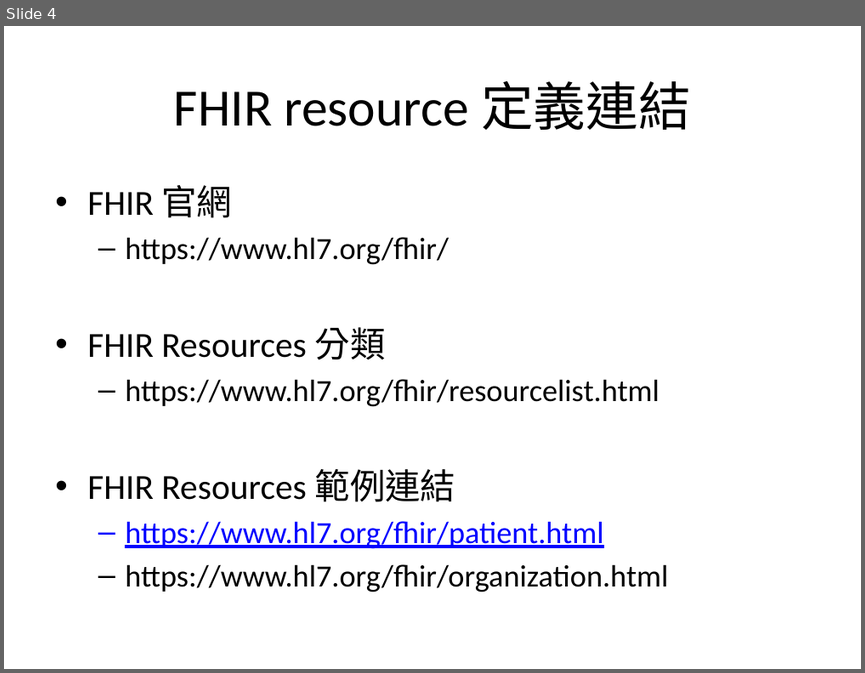
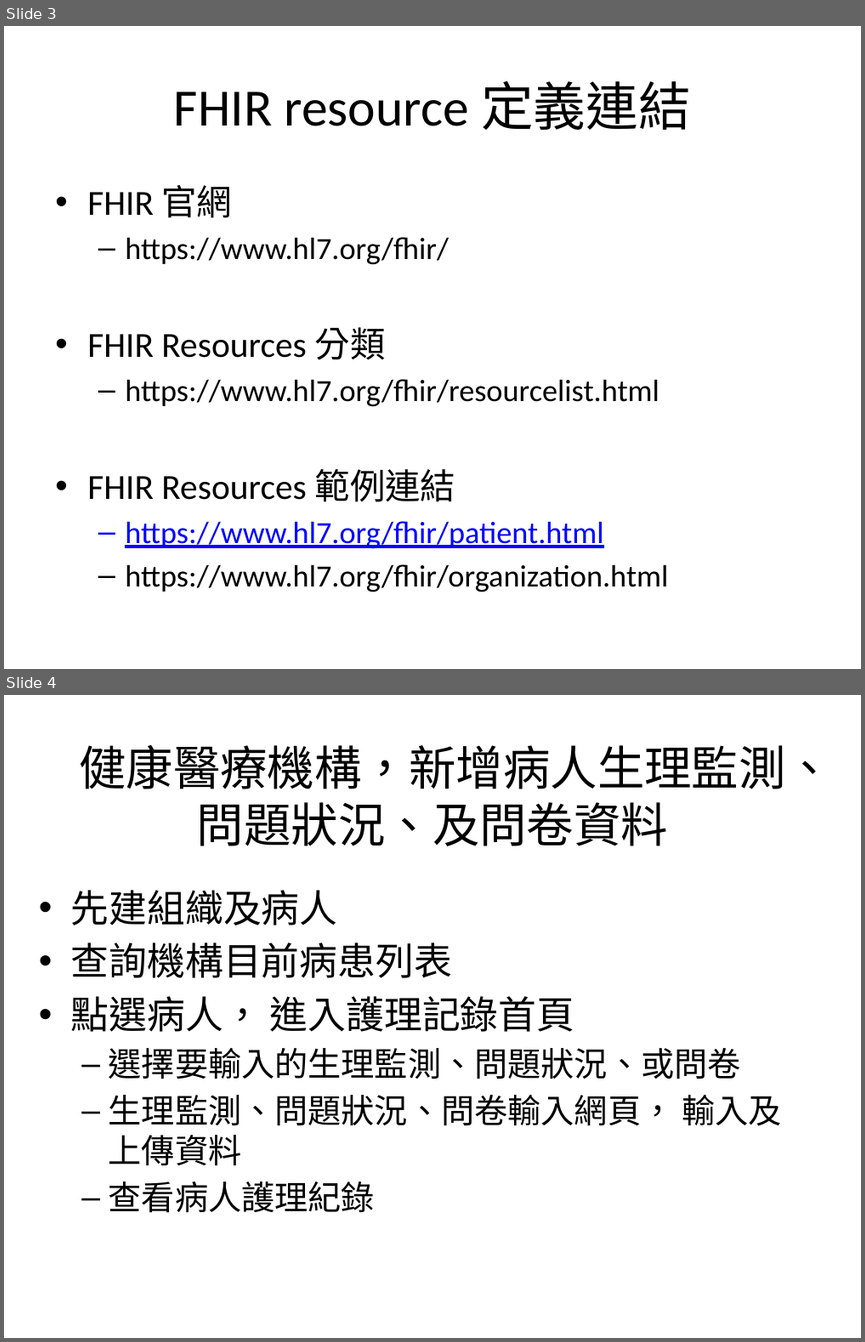
Before and after one commit to mos2718/FHIRspec, a slide deck: Spec/FHIR-Encounter-First-Time.pptx. Shown one above the other, each under a label of ours: slide 4 before the commit, slides 3 and 4 after it. The pictures are 865x673 and 865x1342 pixels, drawn with LibreOffice and Linux fonts; fonts in the diff are those of the drawing. Boxes give left, top, right and bottom in pixels: in the first picture for what was removed or moved away, otherwise in the second. Text is boxed around its words. In the diff, an @@ line names an element or a change of style, - is before the commit and + after.

```diff
--- a/Spec/FHIR-Encounter-First-Time.pptx
+++ b/Spec/FHIR-Encounter-First-Time.pptx
@@ slide 4 added at [4, 695, 861, 1338], background #FFFFFF @@
@@ title added at [79, 745, 833, 846], 39.6 pt, text #000000 @@
+健康醫療機構，新增病人生理監測、問題狀況、及問卷資料
@@ text added at [71, 890, 781, 1213], 28 pt, text #000000 @@
+• 先建組織及病人
+• 查詢機構目前病患列表
+• 點選病人， 進入護理記錄首頁
+  – 選擇要輸入的生理監測、問題狀況、或問卷
+  – 生理監測、問題狀況、問卷輸入網頁， 輸入及上傳資料
+  – 查看病人護理紀錄
@@ what was slide 4 is now slide 3 @@
```
Also in this commit, not shown: 5 slides changed, 7 other slides added, 1 slide removed.
